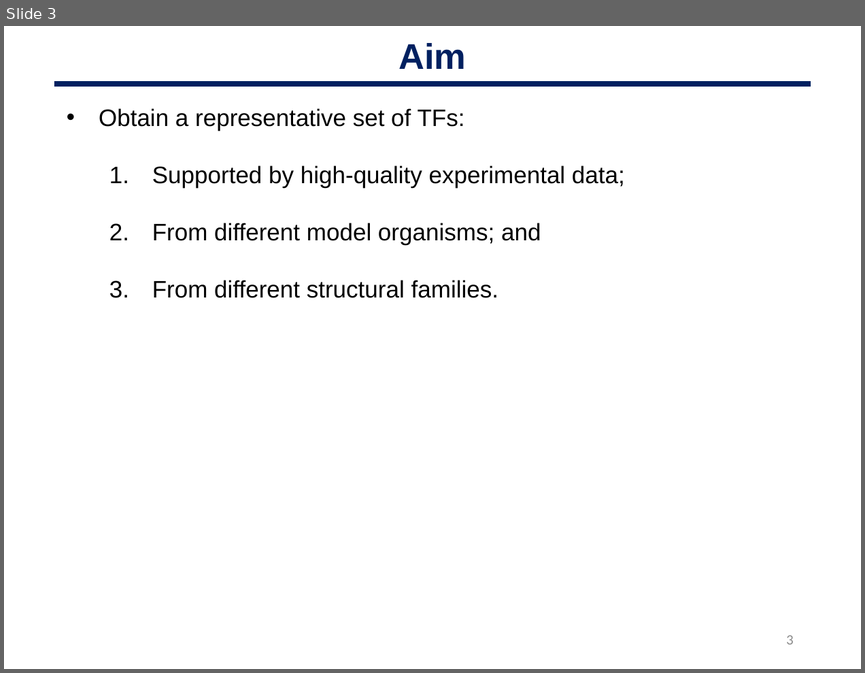
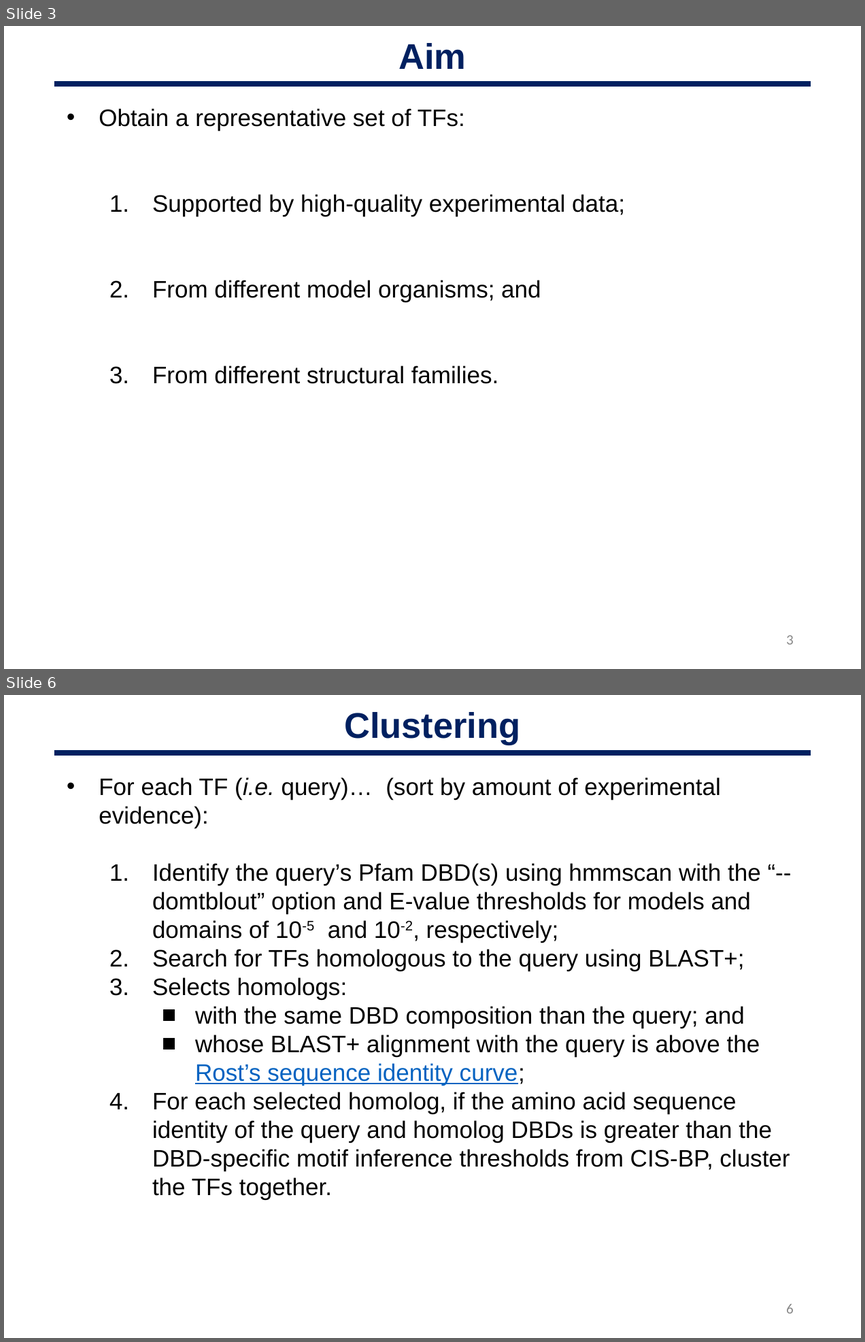
Before and after one commit to oriolfornes/GRECO-BIT-TFBS-annotations, a slide deck: Slides/OF_200218_GREEKC.pptx. Shown one above the other, each under a label of ours: slide 3 before the commit, slides 3 and 6 after it; the slides between them are not shown. The pictures are 865x673 and 865x1342 pixels, drawn with LibreOffice and Linux fonts; fonts in the diff are those of the drawing. Boxes give left, top, right and bottom in pixels: in the first picture for what was removed or moved away, otherwise in the second. Text is boxed around its words. In the diff, an @@ line names an element or a change of style, - is before the commit and + after.

```diff
--- a/Slides/OF_200218_GREEKC.pptx
+++ b/Slides/OF_200218_GREEKC.pptx
@@ slide 6 added at (4,695,861,1338), background #FFFFFF @@
@@ text added at (344,712,520,745), 30 pt, text #002060, bold @@
+Clustering
@@ line added from (54, 753) to (810, 753), #002060 4.5 pt @@
@@ text added at (99,777,789,1200), 20 pt, text #000000 @@
+• For each TF (i.e. query)… (sort by amount of experimental evidence):
+  1. Identify the query’s Pfam DBD(s) using hmmscan with the “--domtblout” option and E-value thresholds for models and domains of 10-5 and 10-2, respectively;
+  2. Search for TFs homologous to the query using BLAST+;
+  3. Selects homologs:
+    ■ with the same DBD composition than the query; and
+    ■ whose BLAST+ alignment with the query is above the Rost’s sequence identity curve;
+  4. For each selected homolog, if the amino acid sequence identity of the query and homolog DBDs is greater than the DBD-specific motif inference thresholds from CIS-BP, cluster the TFs together.
@@ page number added at (786,1304,793,1313), 12 pt, text #888888 @@
+6
@@ slide 3 changed as well @@
@@ text "Obtain a representative set of ..." rewrapped from (99,108,625,298) to (99,108,625,384) @@
```
Also in this commit, not shown: 2 other slides changed, 5 other slides added, 10 slides removed, 2 other files.
